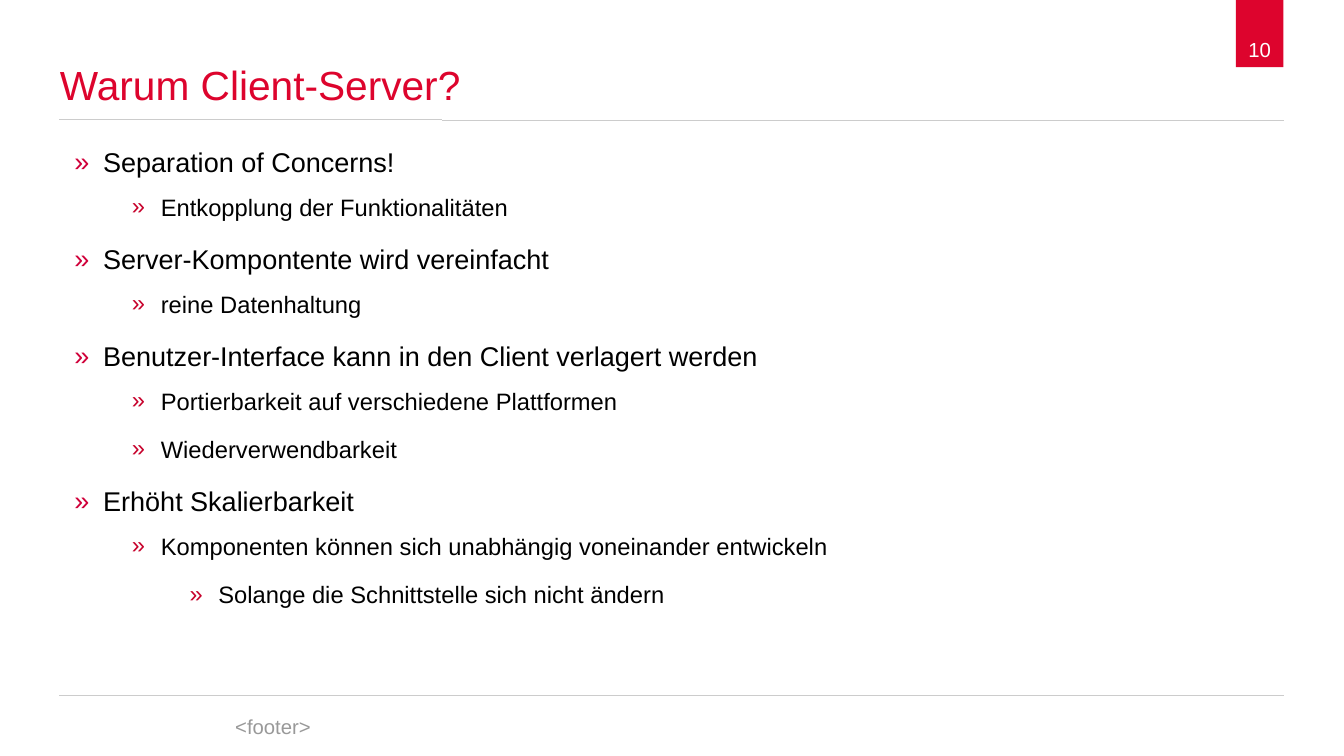
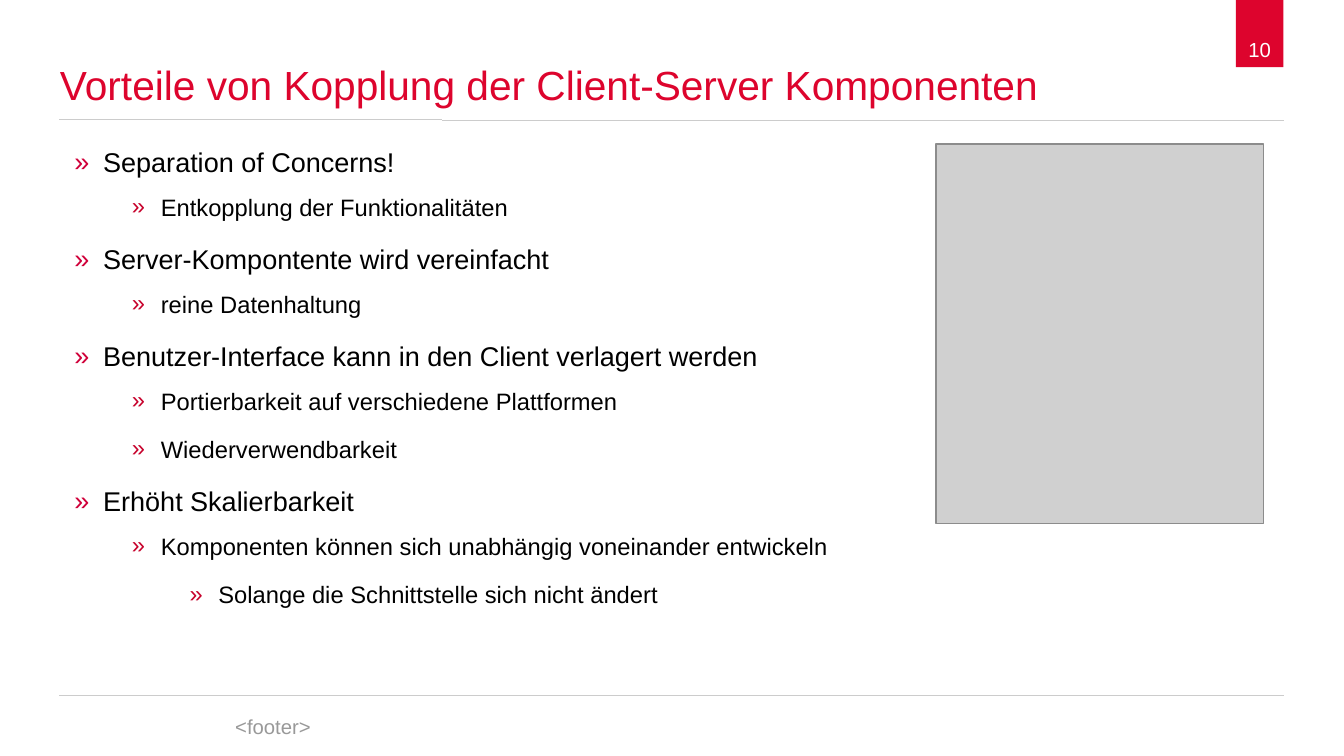
Before and after one commit to spaceone/presentations, a slide deck: slide 10 of representational-state-transfer/representational-state-transfer.odp. Drawn at 1344x756 pixels with LibreOffice and Linux fonts; fonts in the diff are those of the drawing; grey boxes stand for pictures; background and template pictures are left out. Boxes give left, top, right and bottom in pixels: in the first picture for what was removed or moved away, otherwise in the second. Text is boxed around its words. In the diff, an @@ line names an element or a change of style, - is before the commit and + after.

```diff
--- a/representational-state-transfer/representational-state-transfer.odp
+++ b/representational-state-transfer/representational-state-transfer.odp
@@ title at (60, 70, 1038, 107): text changed @@
-Warum Client-Server?
+Vorteile von Kopplung der Client-Server Komponenten
@@ picture added at (937, 144, 1265, 523) @@
@@ text at (218, 585, 657, 608): text changed @@
-        » Solange die Schnittstelle sich nicht ändern
+        » Solange die Schnittstelle sich nicht ändert
```
Also in this commit, not shown: 15 other slides changed, 15 slides added, 4 slides removed, 3 other files.
